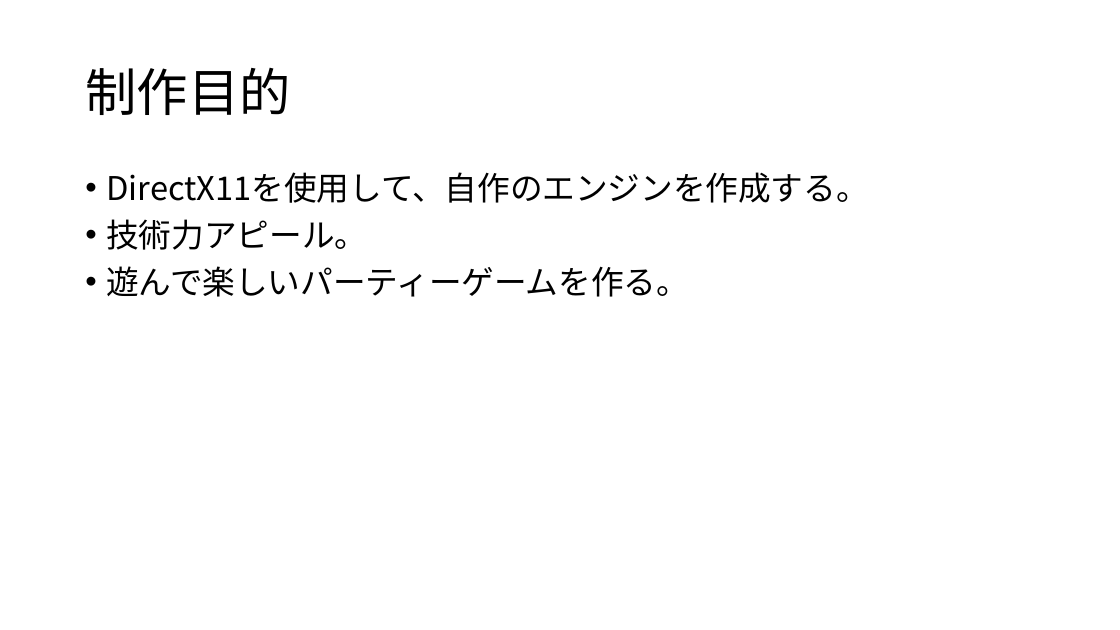
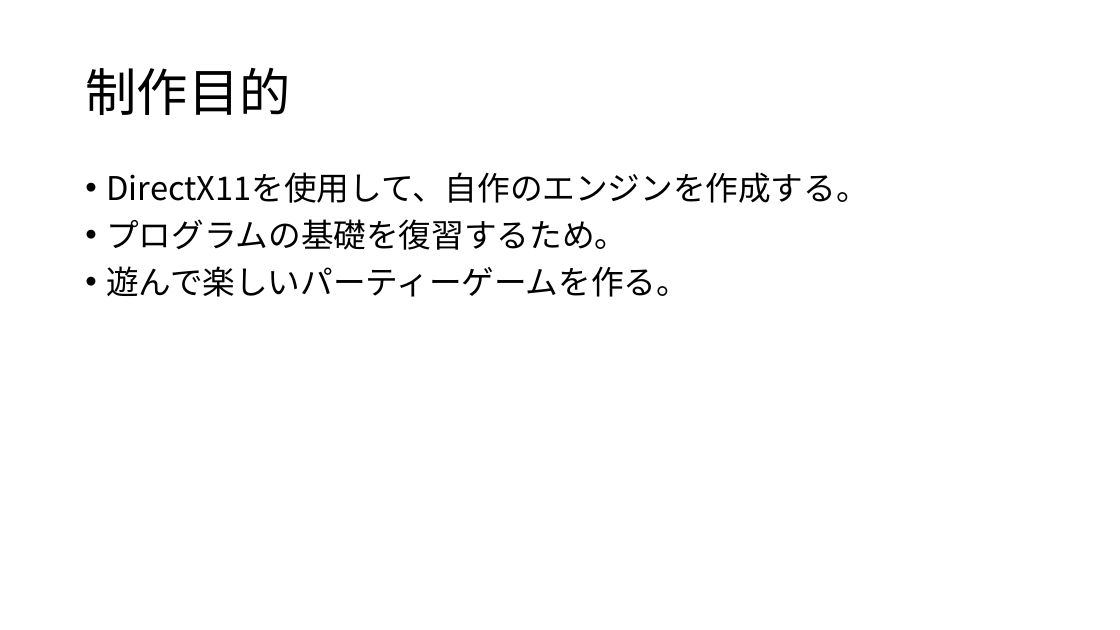
Before and after one commit to kyotento/KyotEngine, a slide deck: slide 2 of ポートフォリオ(仮).pptx. Drawn at 1120x630 pixels with LibreOffice and Linux fonts; fonts in the diff are those of the drawing. Boxes give left, top, right and bottom in pixels: in the first picture for what was removed or moved away, otherwise in the second. Text is boxed around its words. In the diff, an @@ line names an element or a change of style, - is before the commit and + after.

```diff
--- a/ポートフォリオ(仮).pptx
+++ b/ポートフォリオ(仮).pptx
@@ text at [106,219,627,250]: text changed @@
-• 技術力アピール。
+• プログラムの基礎を復習するため。
```
Also in this commit, not shown: 2 other slides changed, 4 slides added, 3 slides removed, 4 other files.
